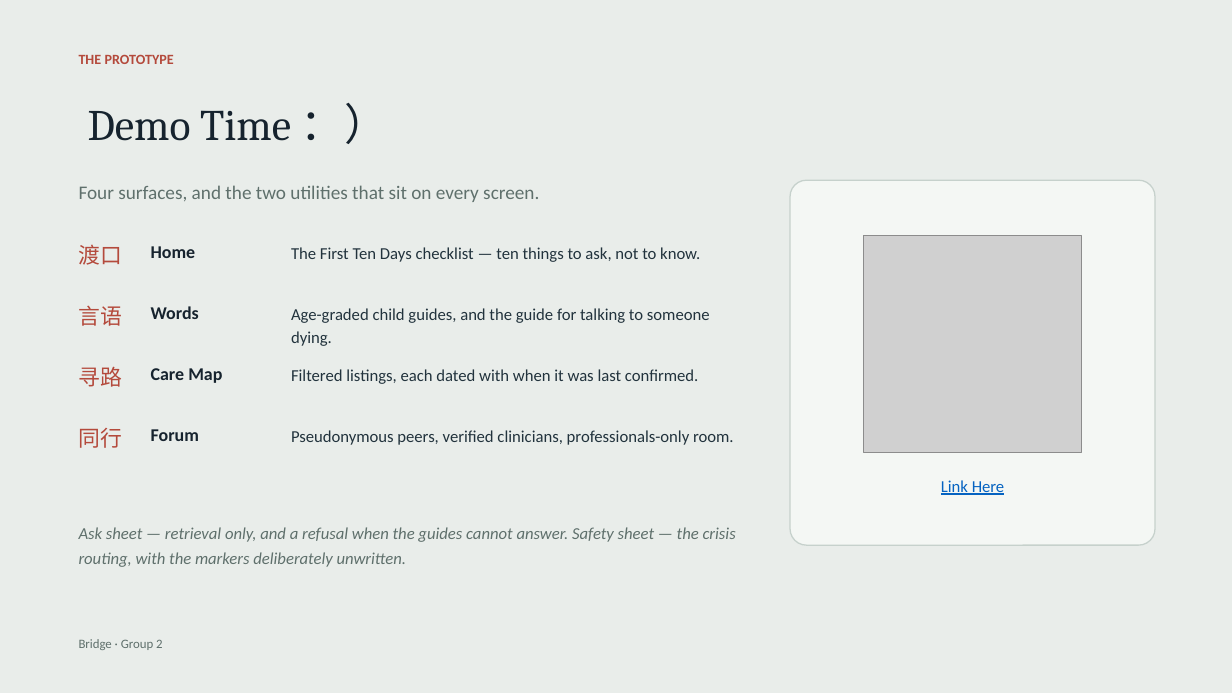
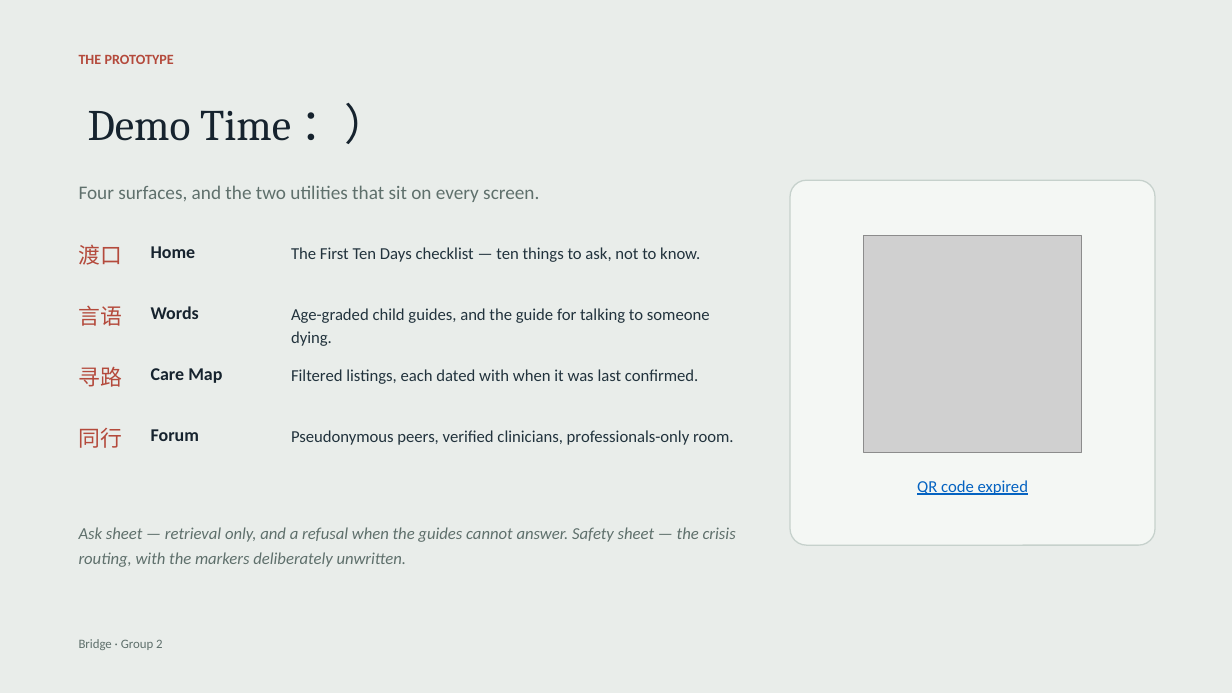
Before and after one commit to YeziShanYang/Bridge-Tsinghua-App, a slide deck: slide 15 of Bridge_Presentation.pptx. Drawn at 1232x693 pixels with LibreOffice and Linux fonts; fonts in the diff are those of the drawing; grey boxes stand for pictures. Boxes give left, top, right and bottom in pixels: in the first picture for what was removed or moved away, otherwise in the second. Text is boxed around its words. In the diff, an @@ line names an element or a change of style, - is before the commit and + after.

```diff
--- a/Bridge_Presentation.pptx
+++ b/Bridge_Presentation.pptx
@@ text at bbox=[917, 480, 1028, 495]: text changed @@
-Link Here
+QR code expired
```
